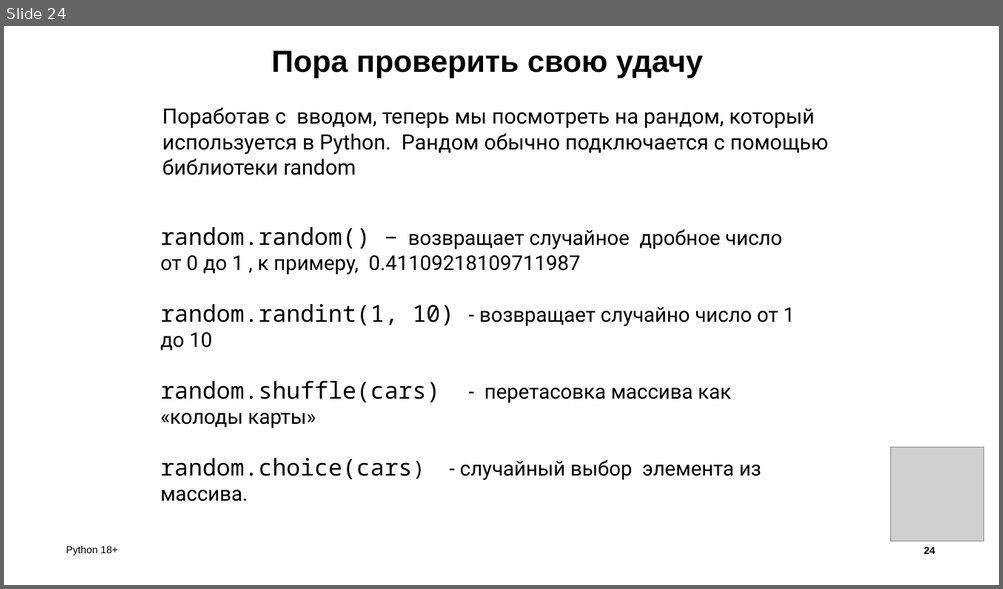
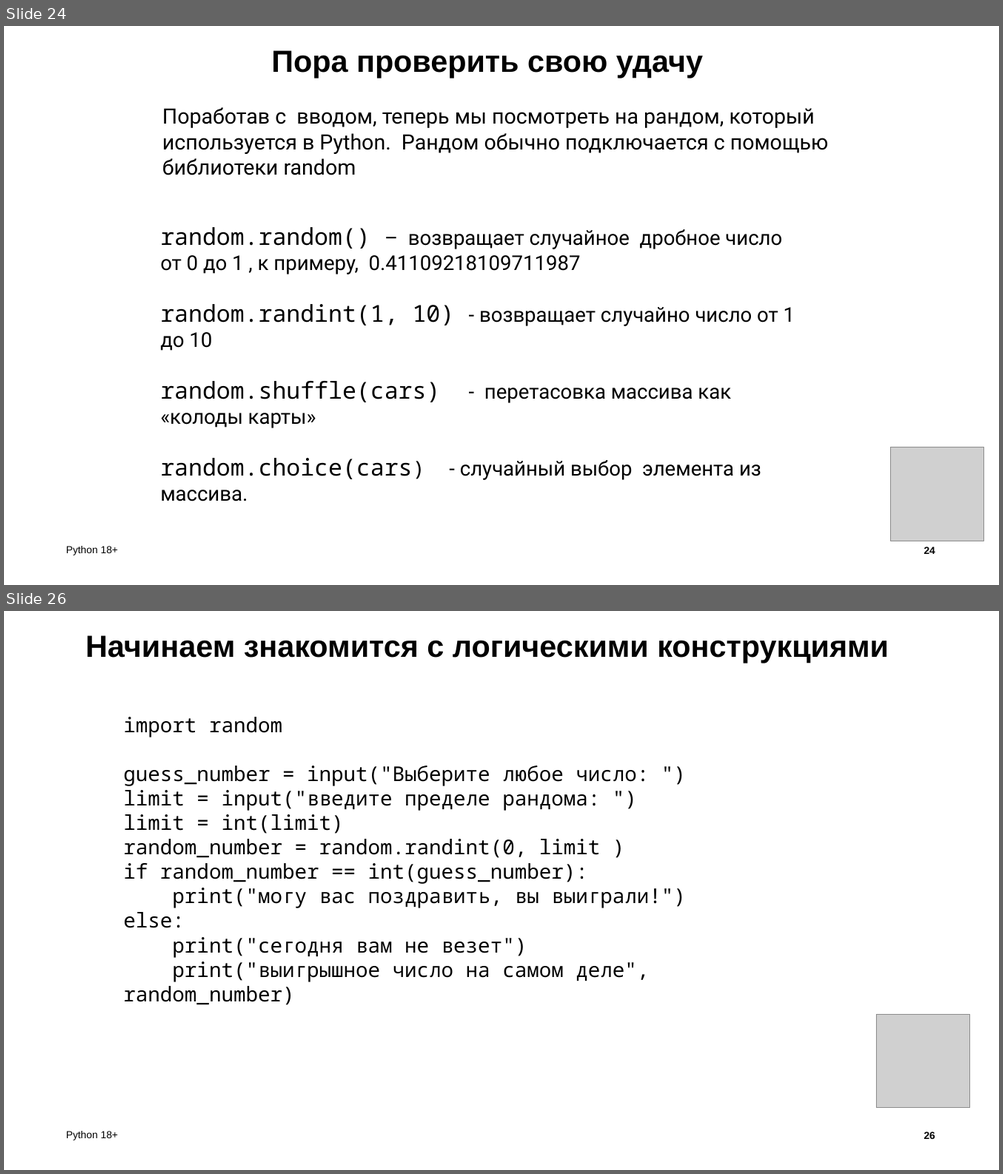
Before and after one commit to Python18Academy/python_first_level, a slide deck: Git - система управления данными. списки и циклы в Python/второе занятие презентация.pptx. Shown one above the other, each under a label of ours: slide 24 before the commit, slides 24 and 26 after it; the slides between them are not shown. The pictures are 1003x589 and 1003x1174 pixels, drawn with LibreOffice and Linux fonts; fonts in the diff are those of the drawing; grey boxes stand for pictures. Boxes give left, top, right and bottom in pixels: in the first picture for what was removed or moved away, otherwise in the second. Text is boxed around its words. In the diff, an @@ line names an element or a change of style, - is before the commit and + after.

```diff
--- a/Git - система управления данными. списки и циклы в Python/второе занятие презентация.pptx
+++ b/Git - система управления данными. списки и циклы в Python/второе занятие презентация.pptx
@@ slide 26 added at bbox=[4, 611, 999, 1170], background #FFFFFF @@
@@ title added at bbox=[85, 635, 888, 663], 42 pt, text #000000, bold @@
+Начинаем знакомится с логическими конструкциями
@@ text added at bbox=[123, 717, 686, 1005], 28 pt, text #000000 @@
+import random
+guess_number = input("Выберите любое число: ")
+limit = input("введите пределе рандома: ")
+limit = int(limit)
+random_number = random.randint(0, limit )
+if random_number == int(guess_number):
+print("могу вас поздравить, вы выиграли!")
+else:
+print("сегодня вам не везет")
+print("выигрышное число на самом деле", random_number)
@@ picture added at bbox=[876, 1014, 969, 1108] @@
@@ text added at bbox=[66, 1131, 118, 1141], 14 pt, text #000000 @@
+Python 18+
@@ page number added at bbox=[924, 1132, 935, 1139], 14 pt, text #000000, bold @@
+26
```
Also in this commit, not shown: 5 slides changed, 2 other files.
